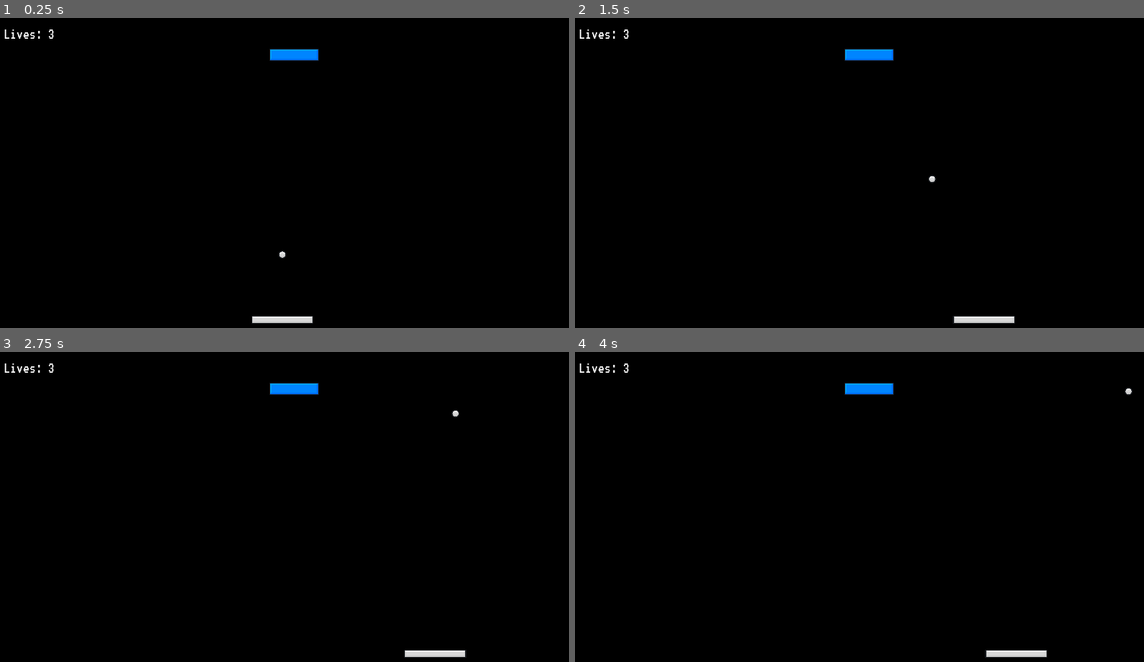
Above: before the commit, frames 1-4 (two rows, left to right).
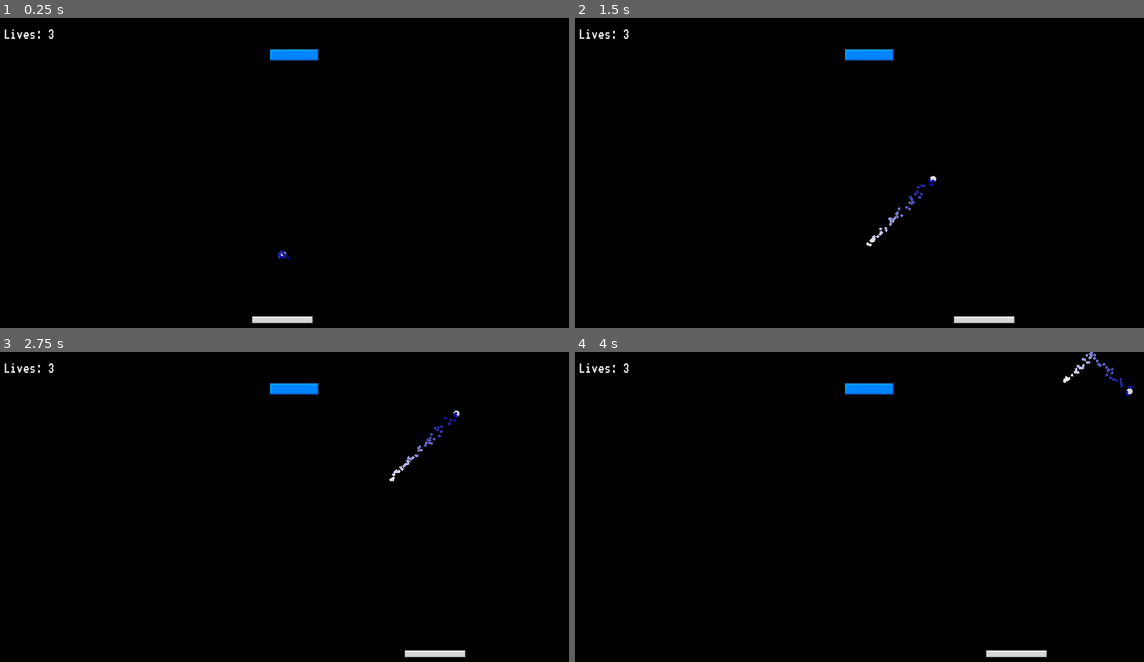
Above: after the commit, the same moments.

Repository: bryanriver/BrickBreakerMiddle
Game: Godot game, scene res://Scenes/main.tscn
The game is run twice, just before and just after one commit, with the same random seed, the same clock (stepped at 60 frames per second) and the same inputs.
Inputs:
- Up to frame 1 (0.25 s): no input
- Up to frame 2 (1.5 s): tap Enter at 0.5 s; hold D (right) 0.53-1.28 s; hold A (left) from 1.28 s (still down)
- Up to frame 3 (2.75 s): release A (left) at 2.03 s; hold D (right) from 2.03 s (still down)
- Up to frame 4 (4 s): release D (right) at 3.53 s; hold A (left) from 3.53 s (still down)

The runs differ from the first frame. In frame 1, less than 0.1% of the frame differs, in the area x 48-51%, y 74-78%; in frame 2, 0.2%; in frame 3, 0.2%, in the area x 68-81%, y 18-42%; in frame 4, 0.2%.

Commit message:
Ball Effect

Diff:
--- /dev/null
+++ b/Scenes/ball_effect.tscn
@@ -0,0 +1,30 @@
+[gd_scene load_steps=4 format=3 uid="uid://lrcbhmn4h57t"]
+
+[sub_resource type="Gradient" id="Gradient_vxrdf"]
+colors = PackedColorArray(0, 0, 0.623529, 1, 1, 1, 1, 1)
+
+[sub_resource type="GradientTexture1D" id="GradientTexture1D_lxm60"]
+gradient = SubResource("Gradient_vxrdf")
+
+[sub_resource type="ParticleProcessMaterial" id="ParticleProcessMaterial_17fur"]
+emission_shape = 6
+emission_ring_axis = Vector3(2.08165e-12, 2, 1)
+emission_ring_height = 40.0
+emission_ring_radius = 40.0
+emission_ring_inner_radius = 40.0
+particle_flag_align_y = true
+particle_flag_disable_z = true
+gravity = Vector3(2.08165e-12, 2.08165e-12, 2.08165e-12)
+orbit_velocity_min = 2.08167e-14
+orbit_velocity_max = 2.08167e-14
+radial_accel_min = -88.6
+radial_accel_max = -30.62
+scale_min = 5.0
+scale_max = 5.0
+color_ramp = SubResource("GradientTexture1D_lxm60")
+
+[node name="GPUParticles2D" type="GPUParticles2D"]
+position = Vector2(874, 279)
+amount = 50
+process_material = SubResource("ParticleProcessMaterial_17fur")
+trail_lifetime = 0.01
--- a/Scenes/main.tscn
+++ b/Scenes/main.tscn
@@ -1,8 +1,9 @@
-[gd_scene load_steps=8 format=3 uid="uid://dl1cs3vnaemdg"]
+[gd_scene load_steps=9 format=3 uid="uid://dl1cs3vnaemdg"]
 
 [ext_resource type="PackedScene" uid="uid://d4f0dh4k7yuix" path="res://Scenes/paddle.tscn" id="1_d25i7"]
 [ext_resource type="PackedScene" uid="uid://bfi0vsbaatnj4" path="res://Scenes/ball.tscn" id="2_f0eid"]
 [ext_resource type="PackedScene" uid="uid://tb5whxdkf7qa" path="res://Scenes/wall.tscn" id="3_leste"]
+[ext_resource type="PackedScene" uid="uid://lrcbhmn4h57t" path="res://Scenes/ball_effect.tscn" id="4_adh3a"]
 [ext_resource type="PackedScene" uid="uid://dyyxtd3qn6mdi" path="res://Scenes/death_zone.tscn" id="4_jvu0o"]
 [ext_resource type="PackedScene" uid="uid://cthsrqj7moamg" path="res://Scenes/ui.tscn" id="5_3eytw"]
 [ext_resource type="Script" path="res://Scripts/brick_spawner.gd" id="6_am6nt"]
@@ -20,10 +21,13 @@
 camera = NodePath("../Camera2D")
 
 [node name="Ball" parent="." node_paths=PackedStringArray("death_zone", "ui") instance=ExtResource("2_f0eid")]
-position = Vector2(0, 152)
+position = Vector2(2, 152)
 collision_mask = 14
 death_zone = NodePath("../DeathZone")
 ui = NodePath("../UI")
+
+[node name="GPUParticles2D" parent="Ball" instance=ExtResource("4_adh3a")]
+position = Vector2(0, 0)
 
 [node name="Walls" type="Node" parent="."]
 
Binary file added: Assets/white-glow-light-effect-free-png.webp
Not shown, added: Assets/white-glow-light-effect-free-png.webp.import
Not shown, changed: .DS_Store
Not shown, added: Assets/.DS_Store
